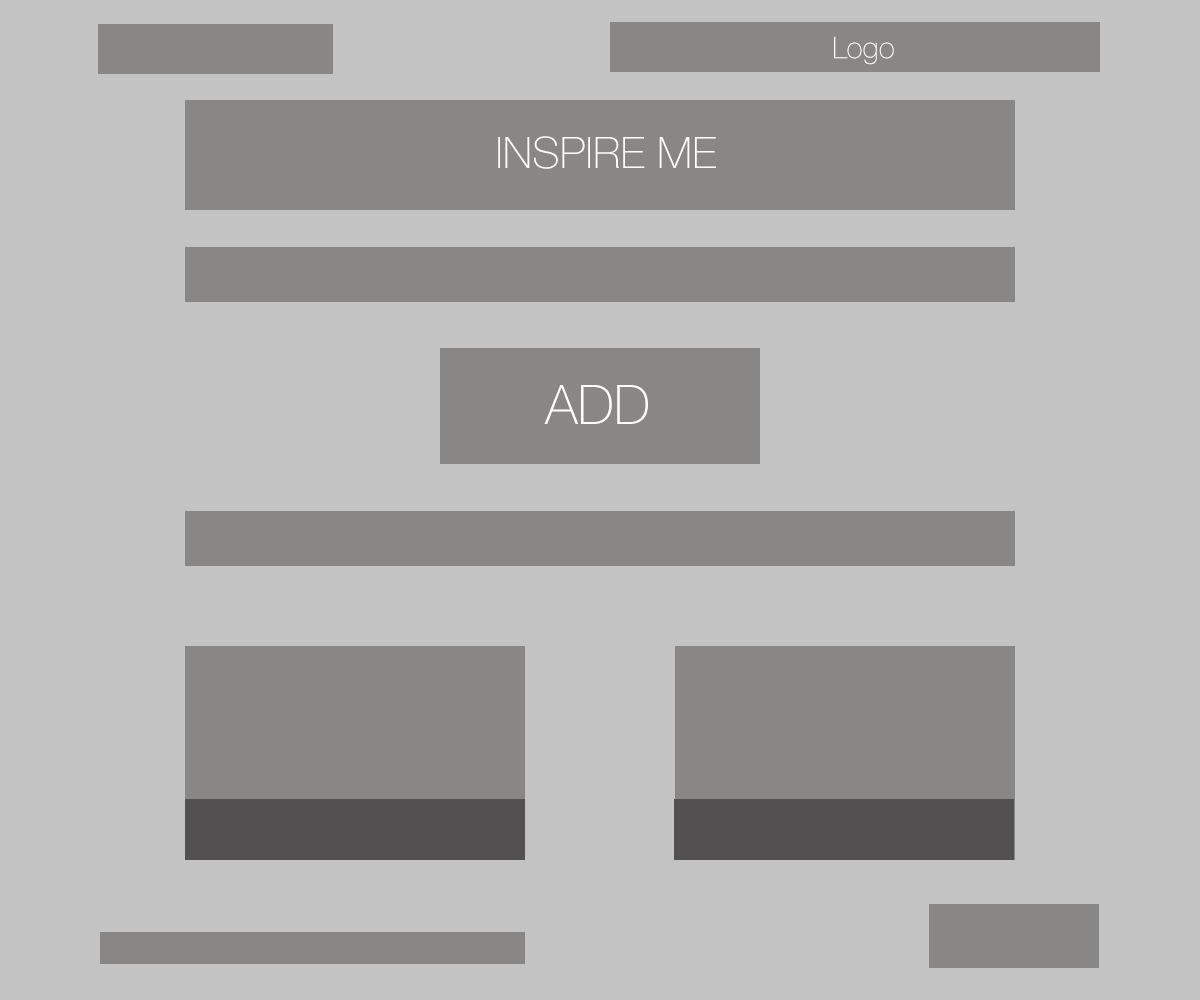
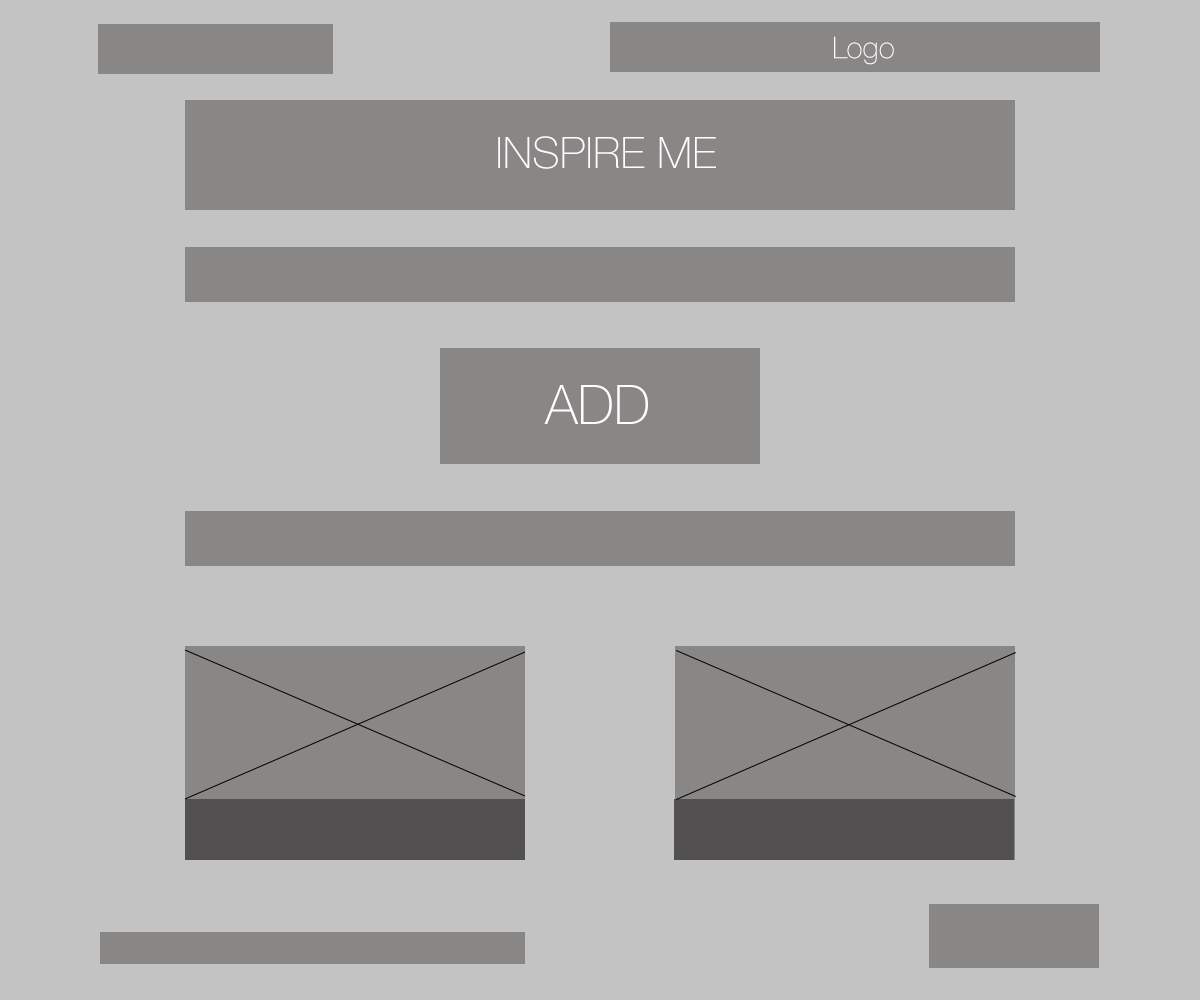
Revision of a layered 1200×1000 image; what changed, layer by layer:
added group "image shape right" with 2 layers in group "User Submissions Library" over <box>676,650,1016,800</box>
added layer "image symbol" (1st of 4, in "User Submissions Library" › "image shape right") in group "image shape right" over <box>676,650,1016,797</box>
added layer "image symbol" (2nd of 4, in "User Submissions Library" › "image shape right") in group "image shape right" over <box>676,652,1016,800</box>
added group "image shape" with 2 layers in group "User Submissions Library" over <box>185,649,525,800</box>
added layer "image symbol" (3rd of 4, in "User Submissions Library" › "image shape") in group "image shape" over <box>185,649,525,797</box>
added layer "image symbol" (4th of 4, in "User Submissions Library" › "image shape") in group "image shape" over <box>185,651,525,800</box>
